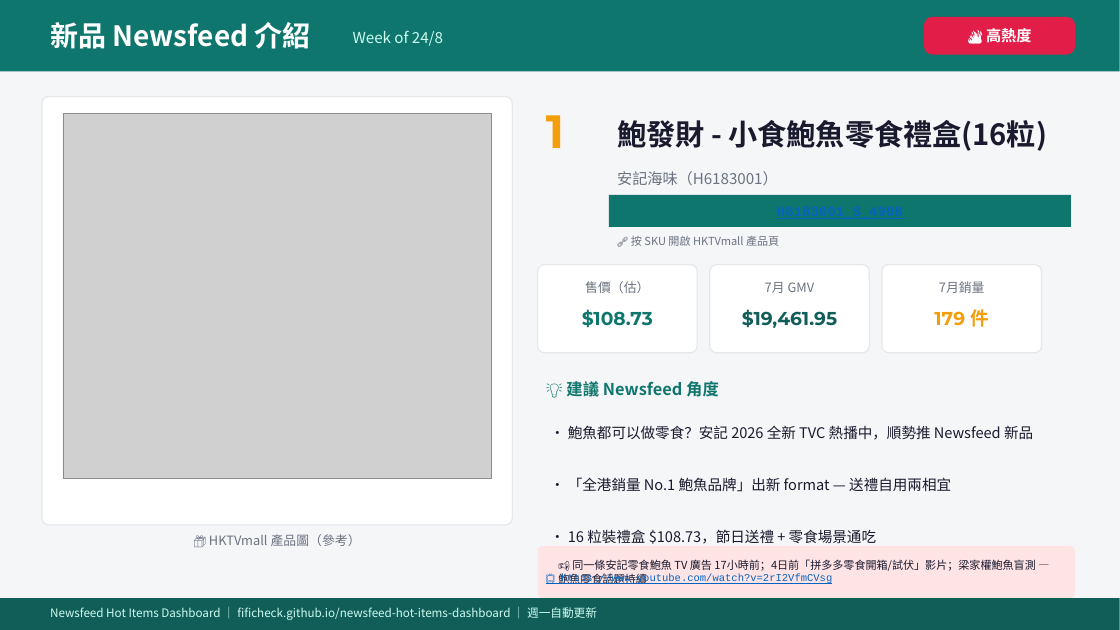
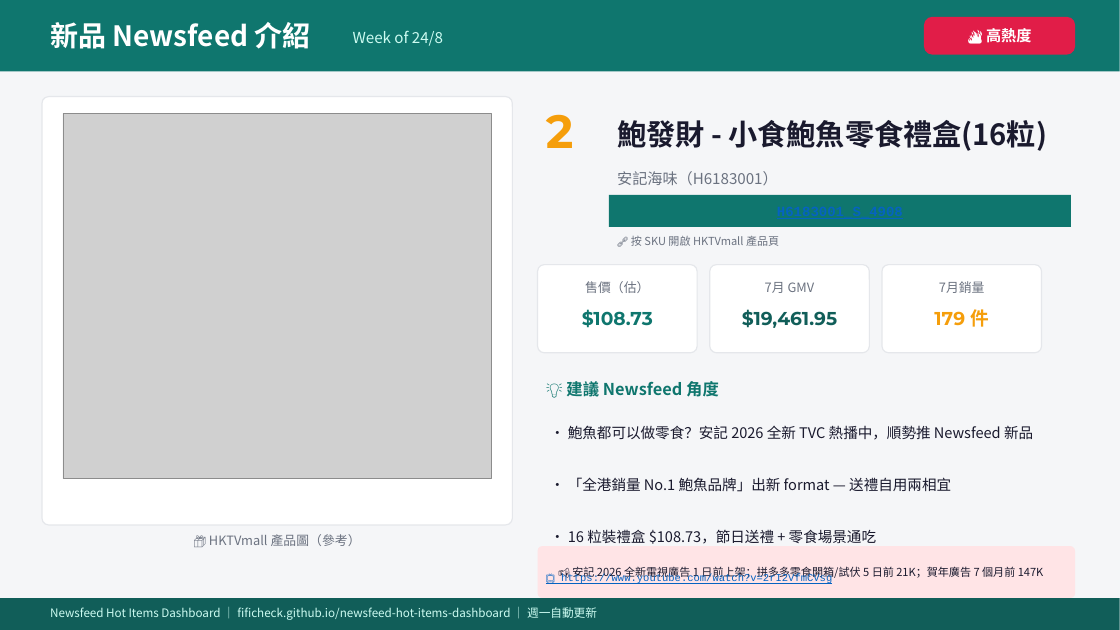
Before and after one commit to FIFICHECK/newsfeed-hot-items-dashboard, a slide deck: slide 1 of ppt/2026-08-24_H6183001_S_4908.pptx. Drawn at 1120x630 pixels with LibreOffice and Linux fonts; fonts in the diff are those of the drawing; grey boxes stand for pictures. Boxes give left, top, right and bottom in pixels: in the first picture for what was removed or moved away, otherwise in the second. Text is boxed around its words. In the diff, an @@ line names an element or a change of style, - is before the commit and + after.

Commit message:
Add per-SKU PPT: 2026-08-24_H6183001_S_4908.pptx

```diff
--- a/ppt/2026-08-24_H6183001_S_4908.pptx
+++ b/ppt/2026-08-24_H6183001_S_4908.pptx
@@ text at (546, 114, 574, 148): text changed @@
-1
+2
@@ text at (572, 565, 1044, 580): text changed @@
-📢 同一條安記零食鮑魚 TV 廣告 17小時前；4日前「拼多多零食開箱/試伏」影片；梁家權鮑魚盲測 — 鮑魚零食話題持續
+📢 安記 2026 全新電視廣告 1 日前上架；拼多多零食開箱/試伏 5 日前 21K；賀年廣告 7 個月前 147K
```
